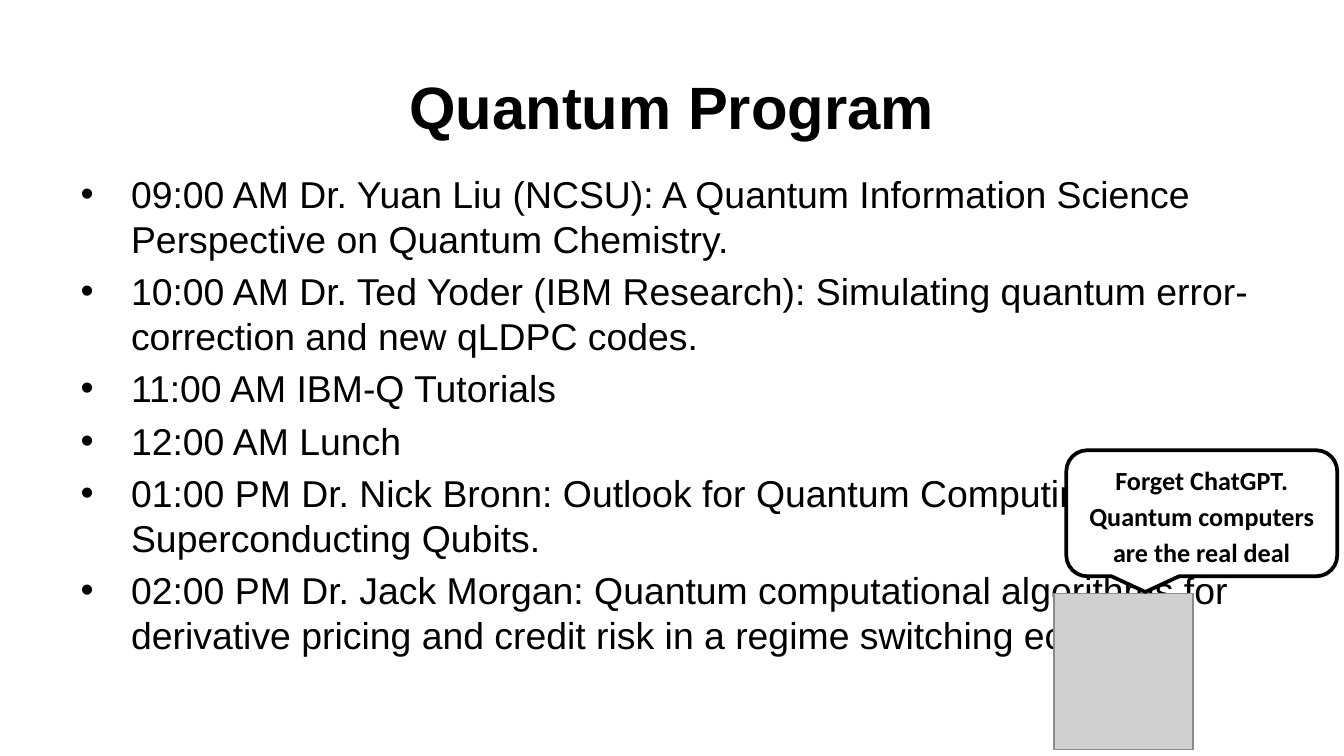
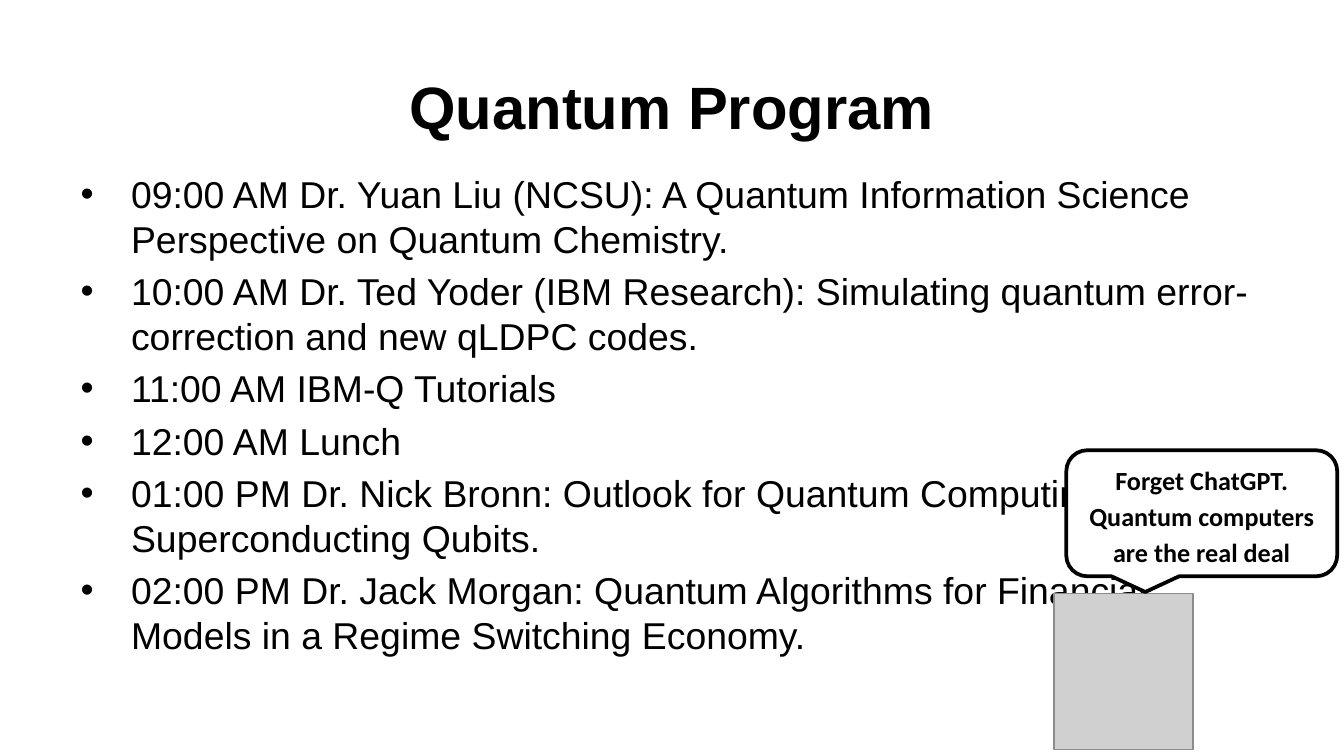
Before and after one commit to Shark-y/QiskitFallFest, a slide deck: slide 3 of materials/QiskitFallFest23.pptx. Drawn at 1344x756 pixels with LibreOffice and Linux fonts; fonts in the diff are those of the drawing; grey boxes stand for pictures; background and template pictures are left out. Boxes give left, top, right and bottom in pixels: in the first picture for what was removed or moved away, otherwise in the second. Text is boxed around its words. In the diff, an @@ line names an element or a change of style, - is before the commit and + after.

```diff
--- a/materials/QiskitFallFest23.pptx
+++ b/materials/QiskitFallFest23.pptx
@@ text at box(131, 575, 1147, 657): text changed @@
-• 02:00 PM Dr. Jack Morgan: Quantum computational algorithms for derivative pricing and credit risk in a regime switching economy.
+• 02:00 PM Dr. Jack Morgan: Quantum Algorithms for Financial Models in a Regime Switching Economy.
```
Also in this commit, not shown: 3 other slides changed, 2 other files.
